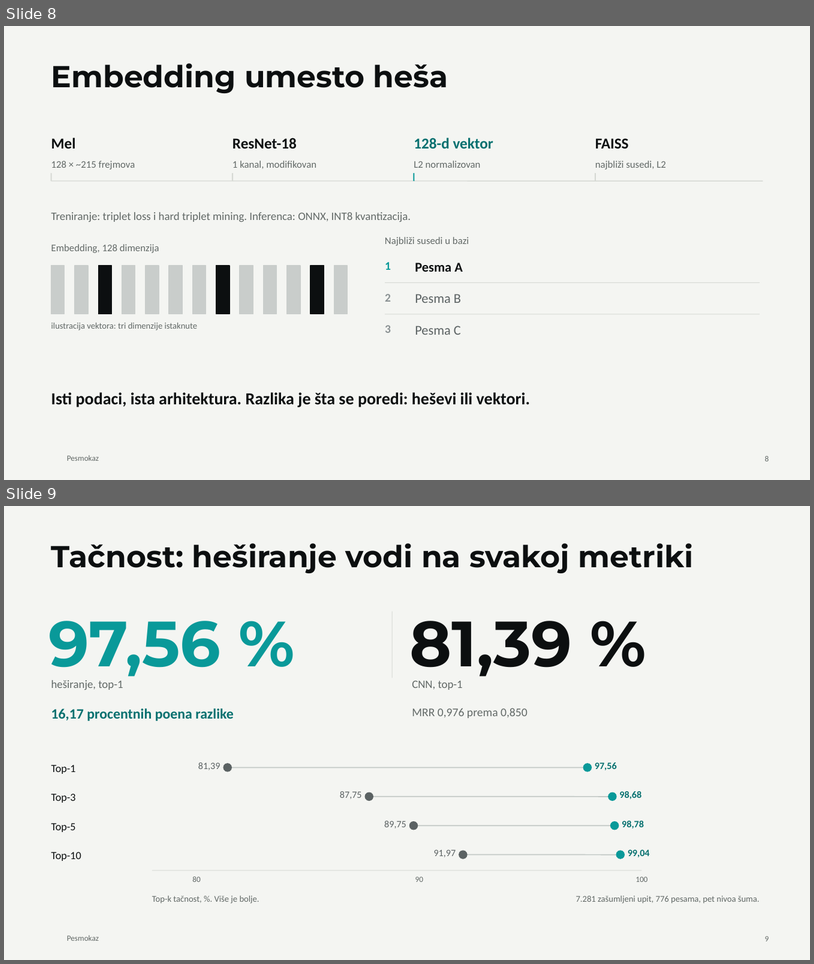
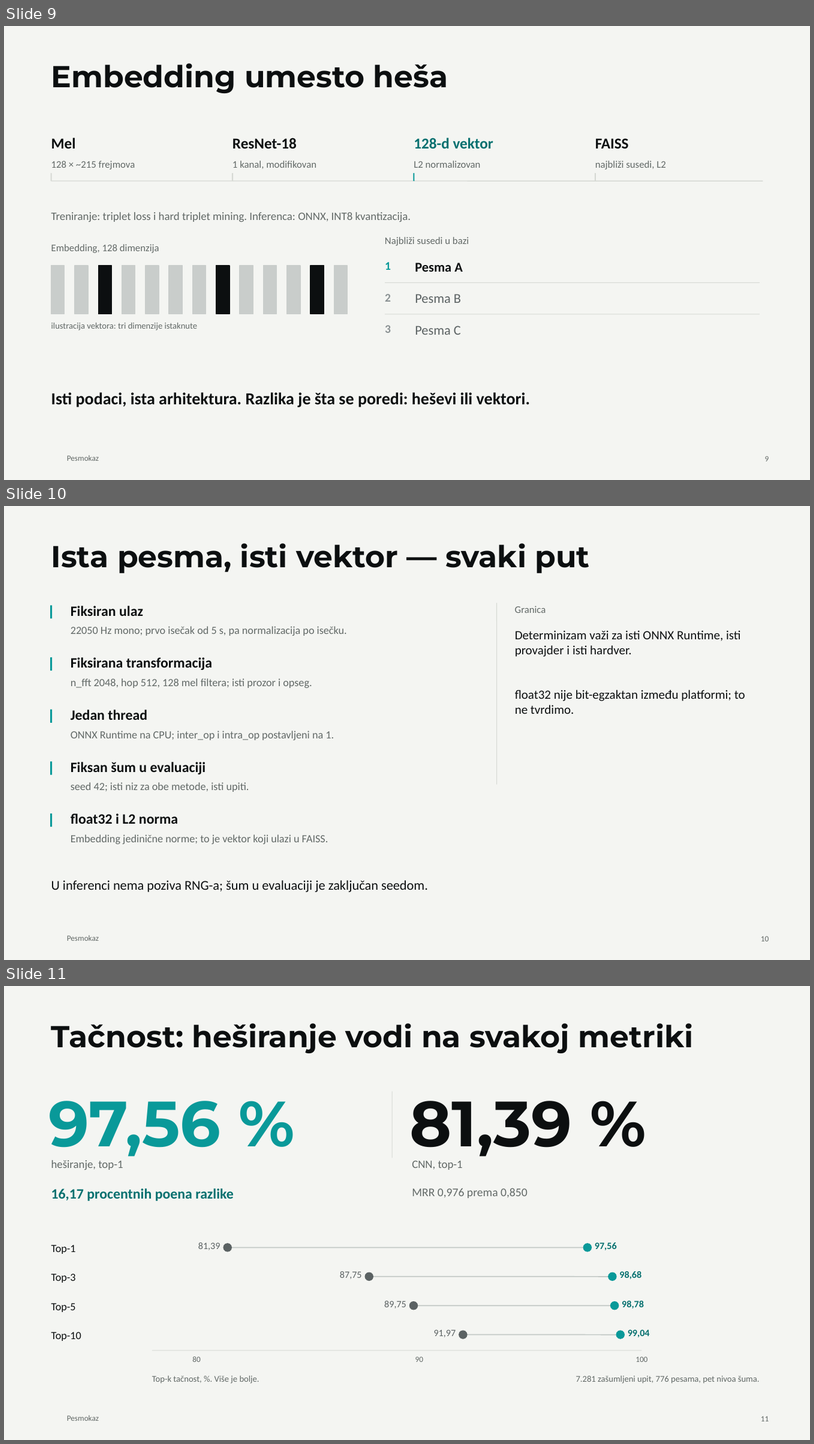
Before and after one commit to MaliBalavi/presentations, a slide deck: decks/pesmokaz/deck.pptx. Shown one above the other, each under a label of ours: slides 8 and 9 before the commit, slides 9, 10 and 11 after it. The pictures are 814x964 and 814x1444 pixels, drawn with LibreOffice and Linux fonts; fonts in the diff are those of the drawing; background and template pictures are left out. Boxes give left, top, right and bottom in pixels: in the first picture for what was removed or moved away, otherwise in the second. Text is boxed around its words. In the diff, an @@ line names an element or a change of style, - is before the commit and + after.

```diff
--- a/decks/pesmokaz/deck.pptx
+++ b/decks/pesmokaz/deck.pptx
@@ slide 10 added at bbox=[4, 506, 810, 960], background #F4F5F2; not listed: 1 template element that a slide beside it also shows @@
@@ text added at bbox=[51, 543, 590, 573], 36 pt, text #0C0F10, bold @@
+Ista pesma, isti vektor — svaki put
@@ line added from (51, 605) to (51, 619), #099999 2 pt @@
@@ text added at bbox=[71, 606, 143, 616], 17 pt, text #0C0F10, bold @@
+Fiksiran ulaz
@@ line added from (497, 603) to (497, 784), #D6D9D4 0.75 pt @@
@@ text added at bbox=[515, 606, 546, 613], 12 pt, text #626967 @@
+Granica
@@ text added at bbox=[71, 626, 347, 636], 13 pt, text #626967 @@
+22050 Hz mono; prvo isečak od 5 s, pa normalizacija po isečku.
@@ text added at bbox=[515, 630, 741, 657], 15 pt, text #0C0F10 @@
+Determinizam važi za isti ONNX Runtime, isti provajder i isti hardver.
@@ line added from (51, 657) to (51, 670), #099999 2 pt @@
@@ text added at bbox=[71, 657, 212, 670], 17 pt, text #0C0F10, bold @@
+Fiksirana transformacija
@@ text added at bbox=[71, 678, 312, 688], 13 pt, text #626967 @@
+n_fft 2048, hop 512, 128 mel filtera; isti prozor i opseg.
@@ text added at bbox=[515, 690, 746, 714], 15 pt, text #0C0F10 @@
+float32 nije bit-egzaktan između platformi; to ne tvrdimo.
@@ line added from (51, 709) to (51, 723), #099999 2 pt @@
@@ text added at bbox=[71, 709, 147, 720], 17 pt, text #0C0F10, bold @@
+Jedan thread
@@ text added at bbox=[71, 730, 334, 740], 13 pt, text #626967 @@
+ONNX Runtime na CPU; inter_op i intra_op postavljeni na 1.
@@ line added from (51, 761) to (51, 775), #099999 2 pt @@
@@ text added at bbox=[71, 762, 206, 774], 17 pt, text #0C0F10, bold @@
+Fiksan šum u evaluaciji
@@ text added at bbox=[71, 782, 249, 792], 13 pt, text #626967 @@
+seed 42; isti niz za obe metode, isti upiti.
@@ line added from (51, 813) to (51, 826), #099999 2 pt @@
@@ text added at bbox=[71, 813, 178, 823], 17 pt, text #0C0F10, bold @@
+float32 i L2 norma
@@ text added at bbox=[71, 834, 329, 844], 13 pt, text #626967 @@
+Embedding jedinične norme; to je vektor koji ulazi u FAISS.
@@ text added at bbox=[51, 880, 428, 892], 16 pt, text #0C0F10 @@
+U inferenci nema poziva RNG-a; šum u evaluaciji je zaključan seedom.
@@ page number added at bbox=[761, 936, 769, 941], 9.5 pt, text #626967 @@
+10
@@ what was slide 8 is now slide 9 @@
@@ what was slide 9 is now slide 11 @@
@@ page number at bbox=[761, 1416, 769, 1421]: text changed @@
-9
+11
```
Also in this commit, not shown: 1 slide changed, 2 other slides added, 11 other files.
